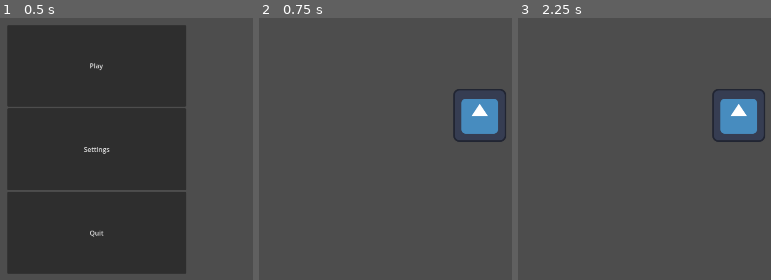
Above: before the commit, frames 1-3 (left to right).
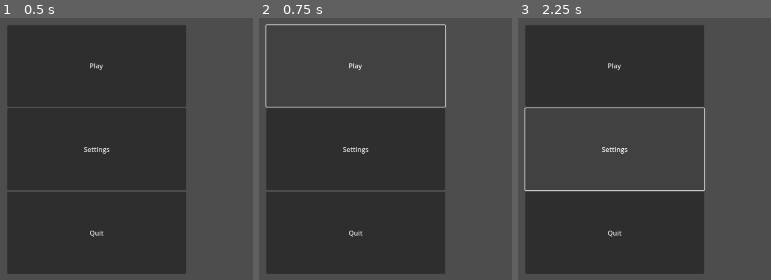
Above: after the commit, the same moments.

Repository: Benjamin-Fever/PB-And-Jam-2025
Game: Godot game, scene res://main_game/game_manager.tscn
Two runs of this game, one before a commit and one after it. Both use one fixed random seed, a clock stepped at 60 frames per second and the inputs below. The engine's default icon, where the game draws it, is replaced by a stand-in: a white triangle on a blue panel in a dark square.
Inputs (mouse positions are in pixels of both pictures, inside the frame that each line leads up to):
- Up to frame 1 (0.5 s): no input
- Up to frame 2 (0.75 s): click (355, 65) at 0.5 s, where only the run before the commit has a clickable "Play"
- Up to frame 3 (2.25 s): tap Enter at 1.25 s; move the mouse to (outside the picture) at 1.27 s; press the mouse at (outside the picture) at 1.28 s; tap Space at 2 s; move the mouse to (702, 172) at 2.02 s; release the mouse at (702, 172) at 2.03 s; click (702, 172) at 2.1 s

Frame 1 is identical in both runs. In frame 2, 47% of the frame differs, in the area x 2-98%, y 2-98%; in frame 3, 47%.
Error after the commit: Parse Error: Could not find type "Main" in the current scope. (res://main_game/game_manager.gd:19)

Commit message:
basic item setup

Diff:
--- /dev/null
+++ b/main_game/StateManager.gd
@@ -0,0 +1,2 @@
+
+extends Node
--- /dev/null
+++ b/main_game/items/ItemRegion.gd
@@ -0,0 +1,13 @@
+class_name ItemRegion
+extends Area2D
+
+
+
+@export var item_state : ItemState.States = ItemState.States.NONE
+var home_position : Vector2 = Vector2.ZERO
+
+func _ready():
+	home_position = global_position
+
+func _process(_delta):
+	global_position = global_position.lerp(home_position, 0.1)
--- /dev/null
+++ b/main_game/items/ItemSelector.gd
@@ -0,0 +1,32 @@
+extends Area2D
+
+signal item_selected(item)
+
+var selected_item : ItemRegion = null
+
+func _process(_delta):
+	var mouse_pos = get_global_mouse_position()
+	global_position = mouse_pos
+
+	if selected_item:
+		selected_item.global_position = mouse_pos
+		if selected_item is VoltageRegion:
+			selected_item.global_rotation_degrees = 0
+			var angle = mouse_pos.angle_to_point(selected_item.lever_pivot.global_position)
+			selected_item.lever_pivot.global_rotation = angle
+
+
+func _input(event):
+	if event.is_action_pressed("mouse_click") and get_overlapping_areas().size() > 0:
+		var item = get_overlapping_areas()[0]
+		if item is ItemRegion:
+			selected_item = item
+			emit_signal("item_selected", item.item_state)
+	elif event.is_action_released("mouse_click") and selected_item:
+		if selected_item is VoltageRegion:
+			var mouse_pos = get_global_mouse_position()
+			var angle = mouse_pos.angle_to_point(selected_item.lever_pivot.global_position)
+			selected_item.lever_pivot.global_rotation = angle
+			selected_item.global_rotation = angle
+		selected_item = null
+		emit_signal("item_selected", ItemState.States.NONE)
--- /dev/null
+++ b/main_game/items/ItemState.gd
@@ -0,0 +1,19 @@
+class_name ItemState
+extends Node2D
+
+enum States { NONE, SAW, SPONGE, SHAVER, VOLTAGE }
+@export var current_item: ItemState.States = ItemState.States.NONE
+
+func _change_state(new_state: ItemState.States):
+	current_item = new_state
+	match current_item:
+		ItemState.States.SAW:
+			print("Saw selected")
+		ItemState.States.SPONGE:
+			print("Sponge selected")
+		ItemState.States.SHAVER:
+			print("Shaver selected")
+		ItemState.States.VOLTAGE:
+			print("Voltage selected")
+		_:
+			print("No item selected")
--- /dev/null
+++ b/main_game/items/VoltageRegion.gd
@@ -0,0 +1,14 @@
+class_name VoltageRegion
+extends ItemRegion
+
+@export var voltage_low_rotation : int = 0
+@export var voltage_med_rotation : int = 0
+@export var voltage_high_rotation : int = 0
+@export var lever_pivot : Node2D
+
+var voltage_level : int = 0
+
+func _ready():
+	home_position = global_position
+	rotation_degrees = voltage_low_rotation
+	lever_pivot.rotation_degrees = voltage_low_rotation
--- a/main_game/main.gd
+++ /dev/null
@@ -1,2 +0,0 @@
-class_name Main
-extends Node2D
--- a/main_game/main.tscn
+++ b/main_game/main.tscn
@@ -1,11 +1,170 @@
-[gd_scene load_steps=3 format=3 uid="uid://c0evnx66fdwj0"]
+[gd_scene load_steps=14 format=3 uid="uid://c0evnx66fdwj0"]
 
-[ext_resource type="Texture2D" uid="uid://dqx30253sgqy6" path="res://icon.svg" id="1_e11bp"]
-[ext_resource type="Script" uid="uid://de8js28akjj56" path="res://main_game/main.gd" id="1_tt1kf"]
+[ext_resource type="Texture2D" uid="uid://1i3ejuo1srwu" path="res://assets/bg.png" id="2_qofrp"]
+[ext_resource type="Script" uid="uid://dm5kg2m4qklss" path="res://main_game/items/ItemRegion.gd" id="3_60na2"]
+[ext_resource type="PackedScene" uid="uid://5krx5qch8jer" path="res://main_game/npc/npc.tscn" id="3_os3gg"]
+[ext_resource type="Script" uid="uid://gei056kp8rnk" path="res://main_game/items/ItemState.gd" id="3_qm037"]
+[ext_resource type="Script" uid="uid://lf51llnx6jup" path="res://main_game/items/ItemSelector.gd" id="4_1jkqm"]
+[ext_resource type="Script" uid="uid://bx50wh1ea8klh" path="res://main_game/items/VoltageRegion.gd" id="5_1jkqm"]
+
+[sub_resource type="RectangleShape2D" id="RectangleShape2D_qofrp"]
+size = Vector2(1, 1)
+
+[sub_resource type="RectangleShape2D" id="RectangleShape2D_os3gg"]
+size = Vector2(71.7551, 195.088)
+
+[sub_resource type="RectangleShape2D" id="RectangleShape2D_xvufe"]
+size = Vector2(114.79, 195.088)
+
+[sub_resource type="RectangleShape2D" id="RectangleShape2D_7km35"]
+size = Vector2(85, 147.675)
+
+[sub_resource type="RectangleShape2D" id="RectangleShape2D_1jkqm"]
+size = Vector2(56.03, 139.153)
+
+[sub_resource type="RectangleShape2D" id="RectangleShape2D_f1cmj"]
+size = Vector2(80, 80)
+
+[sub_resource type="RectangleShape2D" id="RectangleShape2D_d214i"]
+size = Vector2(175, 80)
 
 [node name="Main" type="Node2D"]
-script = ExtResource("1_tt1kf")
 
-[node name="RemoveMe" type="Sprite2D" parent="."]
-position = Vector2(665, 458)
-texture = ExtResource("1_e11bp")
+[node name="Bg" type="Sprite2D" parent="."]
+position = Vector2(960, 535)
+scale = Vector2(1.5, 1.5)
+texture = ExtResource("2_qofrp")
+
+[node name="NPC" parent="." instance=ExtResource("3_os3gg")]
+
+[node name="ItemState" type="Node2D" parent="."]
+script = ExtResource("3_qm037")
+
+[node name="ItemSelector" type="Area2D" parent="."]
+script = ExtResource("4_1jkqm")
+
+[node name="CollisionShape2D" type="CollisionShape2D" parent="ItemSelector"]
+shape = SubResource("RectangleShape2D_qofrp")
+
+[node name="Camera2D" type="Camera2D" parent="."]
+position = Vector2(966, 540)
+
+[node name="Interactables" type="Node2D" parent="."]
+
+[node name="Table" type="Node2D" parent="Interactables"]
+
+[node name="Shaver" type="Area2D" parent="Interactables/Table"]
+position = Vector2(1608, 974)
+rotation = 0.373198
+script = ExtResource("3_60na2")
+item_state = 3
+
+[node name="Polygon2D" type="Polygon2D" parent="Interactables/Table/Shaver"]
+position = Vector2(-347, -167)
+color = Color(0, 0, 0, 1)
+polygon = PackedVector2Array(293, 114, 383, 113, 363, 178, 360, 261, 329, 245, 336, 174)
+
+[node name="CollisionShape2D" type="CollisionShape2D" parent="Interactables/Table/Shaver"]
+position = Vector2(-8, 18)
+shape = SubResource("RectangleShape2D_os3gg")
+
+[node name="Saw" type="Area2D" parent="Interactables/Table"]
+position = Vector2(1458, 973)
+rotation = 0.403429
+script = ExtResource("3_60na2")
+item_state = 1
+
+[node name="Polygon2D" type="Polygon2D" parent="Interactables/Table/Saw"]
+position = Vector2(-347.456, -167.005)
+color = Color(0, 0, 0, 1)
+polygon = PackedVector2Array(325.74, 111.037, 287.237, 222.066, 271.601, 228.739, 261.126, 298.448, 367.825, 245.293, 376.831, 192.521, 361.734, 190.267, 388.798, 179.802, 368.598, 165.591, 384.783, 142.374, 379.152, 131.73, 413.092, 88.9735)
+
+[node name="CollisionShape2D" type="CollisionShape2D" parent="Interactables/Table/Saw"]
+position = Vector2(-8.68787, 17.7534)
+rotation = 0.34422
+scale = Vector2(1, 1)
+shape = SubResource("RectangleShape2D_xvufe")
+
+[node name="Sponge" type="Area2D" parent="Interactables/Table"]
+position = Vector2(1746, 948)
+script = ExtResource("3_60na2")
+item_state = 2
+
+[node name="Polygon2D" type="Polygon2D" parent="Interactables/Table/Sponge"]
+position = Vector2(-347, -167)
+color = Color(0, 0, 0, 1)
+polygon = PackedVector2Array(359, 204, 378, 185, 381, 167, 373, 151, 362, 148, 346, 155, 320, 153, 302, 154, 291, 168, 294, 188, 295, 213, 282, 225, 273, 238, 266, 254, 275, 271, 287, 273, 300, 269, 318, 273, 340, 273, 353, 259, 360, 242, 350, 221)
+
+[node name="CollisionShape2D" type="CollisionShape2D" parent="Interactables/Table/Sponge"]
+position = Vector2(-24.1024, 39.2256)
+rotation = 0.356759
+shape = SubResource("RectangleShape2D_7km35")
+
+[node name="Voltage" type="Node2D" parent="Interactables"]
+position = Vector2(1262, 382)
+
+[node name="Lever" type="Area2D" parent="Interactables/Voltage" node_paths=PackedStringArray("lever_pivot")]
+position = Vector2(1, 35)
+script = ExtResource("5_1jkqm")
+voltage_med_rotation = 90
+voltage_high_rotation = 180
+lever_pivot = NodePath("../Pivot")
+item_state = 4
+
+[node name="CollisionShape2D" type="CollisionShape2D" parent="Interactables/Voltage/Lever"]
+position = Vector2(-55, 1)
+rotation = -1.5708
+shape = SubResource("RectangleShape2D_1jkqm")
+
+[node name="Pivot" type="Node2D" parent="Interactables/Voltage"]
+position = Vector2(-1, 36)
+
+[node name="Polygon2D" type="Polygon2D" parent="Interactables/Voltage/Pivot"]
+position = Vector2(-239, 348)
+rotation = -1.5708
+color = Color(0.52434, 0.52434, 0.52434, 1)
+polygon = PackedVector2Array(340, 159, 340, 246, 353, 246, 353, 157, 361, 153, 361, 142, 348, 130, 340, 130, 327, 137, 329, 153)
+
+[node name="Polygon2D2" type="Polygon2D" parent="Interactables/Voltage"]
+position = Vector2(-349, -169)
+color = Color(0, 0, 0, 1)
+polygon = PackedVector2Array(338, 168, 315, 174, 282, 208, 285, 227, 400, 227, 400, 203, 375, 173, 356, 167)
+
+[node name="Lever" type="Node2D" parent="Interactables"]
+position = Vector2(1258, 574)
+
+[node name="Polygon2D" type="Polygon2D" parent="Interactables/Lever"]
+color = Color(0.13556, 0.13556, 0.13556, 1)
+polygon = PackedVector2Array(-38, -67, 42, -68, 46, 65, -41, 63)
+
+[node name="Polygon2D2" type="Polygon2D" parent="Interactables/Lever"]
+color = Color(0.484797, 0.484797, 0.484797, 1)
+polygon = PackedVector2Array(-25, -48, -26, -1, -19, -3, -19, -13, 19, -13, 22, 1, 29, 0, 27, -49, 8, -49, 7, -78, -10, -78, -8, -49)
+
+[node name="Polygon2D3" type="Polygon2D" parent="Interactables/Lever"]
+visible = false
+position = Vector2(2, -12)
+rotation = -3.14159
+color = Color(0.484797, 0.484797, 0.484797, 1)
+polygon = PackedVector2Array(-25, -48, -26, -1, -19, -3, -19, -13, 19, -13, 22, 1, 29, 0, 27, -49, 8, -49, 7, -78, -10, -78, -8, -49)
+
+[node name="LStrap" type="Area2D" parent="Interactables"]
+position = Vector2(831, 565)
+
+[node name="CollisionShape2D" type="CollisionShape2D" parent="Interactables/LStrap"]
+shape = SubResource("RectangleShape2D_f1cmj")
+
+[node name="RStrap" type="Area2D" parent="Interactables"]
+position = Vector2(1063, 566)
+
+[node name="CollisionShape2D" type="CollisionShape2D" parent="Interactables/RStrap"]
+shape = SubResource("RectangleShape2D_f1cmj")
+
+[node name="Head" type="Area2D" parent="Interactables"]
+position = Vector2(942, 278)
+
+[node name="CollisionShape2D" type="CollisionShape2D" parent="Interactables/Head"]
+position = Vector2(2.5, 0)
+shape = SubResource("RectangleShape2D_d214i")
+
+[connection signal="item_selected" from="ItemSelector" to="ItemState" method="_change_state"]
--- /dev/null
+++ b/main_game/npc/npc.tscn
@@ -0,0 +1,57 @@
+[gd_scene load_steps=4 format=3 uid="uid://5krx5qch8jer"]
+
+[ext_resource type="Texture2D" uid="uid://v48vpo3p7com" path="res://assets/dashed_line.png" id="1_qvyww"]
+
+[sub_resource type="RectangleShape2D" id="RectangleShape2D_wwlxj"]
+size = Vector2(103.892, 98.7095)
+
+[sub_resource type="RectangleShape2D" id="RectangleShape2D_uqrw3"]
+size = Vector2(80.2451, 113.157)
+
+[node name="NPC" type="Node2D"]
+
+[node name="Head" type="Node2D" parent="."]
+
+[node name="Base" type="Polygon2D" parent="Head"]
+color = Color(0.749879, 0.749879, 0.749879, 1)
+polygon = PackedVector2Array(929, 331, 917, 325, 876, 350, 882, 360, 876, 385, 886, 441, 926, 477, 988, 477, 1017, 429, 1021, 371, 1025, 350, 989, 331, 986, 333, 970, 338, 956, 338)
+
+[node name="Fur" type="Polygon2D" parent="Head"]
+color = Color(0.74902, 0.74902, 0.74902, 1)
+polygon = PackedVector2Array(926, 334, 929, 322, 936, 336, 942, 327, 949, 340, 955, 331, 966, 340, 968, 333, 978, 340, 982, 328, 986, 336, 1018, 361, 1026, 366, 1015, 377, 1023, 387, 1013, 395, 1023, 407, 1015, 412, 1022, 423, 1008, 429, 1018, 442, 1005, 440, 889, 457, 896, 444, 882, 447, 889, 436, 880, 433, 888, 423, 877, 415, 884, 406, 868, 397, 885, 388, 870, 380, 887, 373, 868, 367, 901, 363)
+
+[node name="LHorn" type="Area2D" parent="Head"]
+
+[node name="CollisionShape2D" type="CollisionShape2D" parent="Head/LHorn"]
+position = Vector2(872.011, 296.096)
+rotation = -0.54509
+scale = Vector2(1, 1)
+shape = SubResource("RectangleShape2D_wwlxj")
+
+[node name="Polygon2D" type="Polygon2D" parent="Head/LHorn"]
+color = Color(0, 0, 0, 1)
+polygon = PackedVector2Array(876, 350, 839, 263, 917, 325)
+
+[node name="DashedLine" type="Sprite2D" parent="Head/LHorn"]
+position = Vector2(893, 339)
+rotation = -0.522886
+scale = Vector2(0.3, 0.6)
+texture = ExtResource("1_qvyww")
+
+[node name="RHorn2" type="Area2D" parent="Head"]
+
+[node name="CollisionShape2D" type="CollisionShape2D" parent="Head/RHorn2"]
+position = Vector2(1030.63, 289.696)
+rotation = 0.544543
+scale = Vector2(1, 1)
+shape = SubResource("RectangleShape2D_uqrw3")
+
+[node name="Polygon2D" type="Polygon2D" parent="Head/RHorn2"]
+color = Color(0, 0, 0, 1)
+polygon = PackedVector2Array(989, 331, 1025, 350, 1056, 252)
+
+[node name="DashedLine" type="Sprite2D" parent="Head/RHorn2"]
+position = Vector2(1013, 343)
+rotation = 0.523599
+scale = Vector2(0.3, 0.6)
+texture = ExtResource("1_qvyww")
--- a/project.godot
+++ b/project.godot
@@ -16,11 +16,23 @@
 boot_splash/bg_color=Color(0.470137, 2.63997e-05, 0.374592, 1)
 config/icon="res://icon.svg"
 
+[autoload]
+
+StateManager="*res://main_game/StateManager.gd"
+
 [display]
 
 window/size/viewport_width=1920
 window/size/viewport_height=1080
 
+[input]
+
+mouse_click={
+"deadzone": 0.2,
+"events": [Object(InputEventMouseButton,"resource_local_to_scene":false,"resource_name":"","device":-1,"window_id":0,"alt_pressed":false,"shift_pressed":false,"ctrl_pressed":false,"meta_pressed":false,"button_mask":1,"position":Vector2(149, 13),"global_position":Vector2(156, 52),"factor":1.0,"button_index":1,"canceled":false,"pressed":true,"double_click":false,"script":null)
+]
+}
+
 [rendering]
 
 renderer/rendering_method="gl_compatibility"
Binary file added: assets/bg.png
Not shown, added: assets/bg.png.import
Binary file added: assets/dashed_line.png
Not shown, added: assets/dashed_line.png.import
Not shown, added: main_game/StateManager.gd.uid
Not shown, added: main_game/items/ItemRegion.gd.uid
Not shown, added: main_game/items/ItemSelector.gd.uid
Not shown, added: main_game/items/ItemState.gd.uid
Not shown, added: main_game/items/VoltageRegion.gd.uid
Not shown, removed: main_game/main.gd.uid
